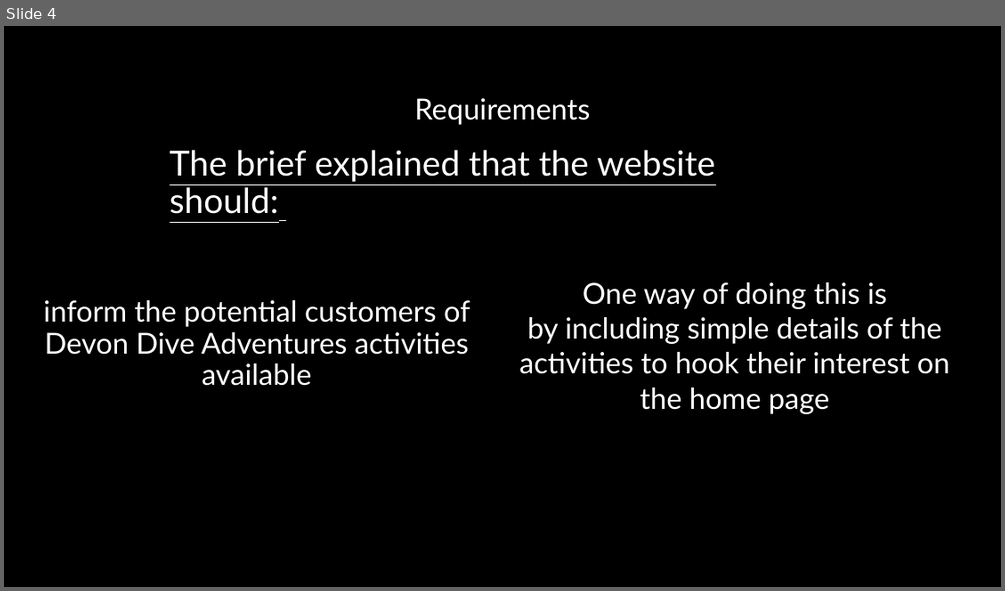
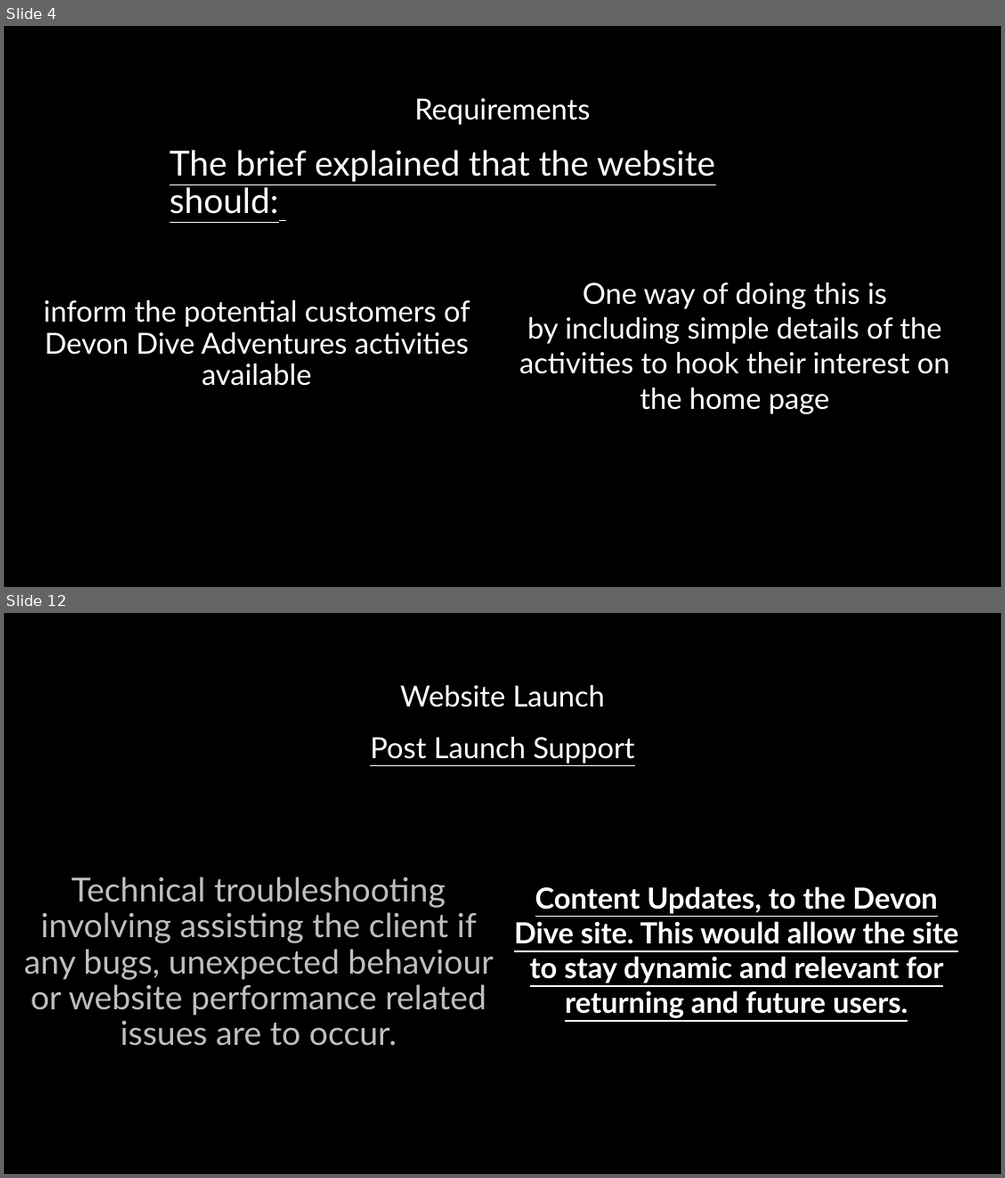
Before and after one commit to OKeast/Devon-Dive-Adventures, a slide deck: Devon Dive Adventures Presentation.pptx. Shown one above the other, each under a label of ours: slide 4 before the commit, slides 4 and 12 after it; the slides between them are not shown. The pictures are 1005x591 and 1005x1178 pixels, drawn with LibreOffice and Linux fonts; fonts in the diff are those of the drawing. Boxes give left, top, right and bottom in pixels: in the first picture for what was removed or moved away, otherwise in the second. Text is boxed around its words. In the diff, an @@ line names an element or a change of style, - is before the commit and + after.

Commit message:
Added Accessiblity, Lauch and Post Launch

```diff
--- a/Devon Dive Adventures Presentation.pptx
+++ b/Devon Dive Adventures Presentation.pptx
@@ slide 12 added at <box>4,613,1001,1174</box>, background #000000 @@
@@ title added at <box>400,685,605,707</box>, 28 pt, text #FFFFFF @@
+Website Launch
@@ text added at <box>370,737,634,763</box>, 28 pt, text #FFFFFF, underline @@
+Post Launch Support
@@ text added at <box>24,876,493,1046</box>, 32 pt, text #BFBFBF @@
+Technical troubleshooting involving assisting the client if any bugs, unexpected behaviour or website performance related issues are to occur.
@@ text added at <box>514,886,958,1018</box>, 28 pt, text #FFFFFF, bold, underline @@
+Content Updates, to the Devon Dive site. This would allow the site to stay dynamic and relevant for returning and future users.
```
Also in this commit, not shown: 7 other slides added.
